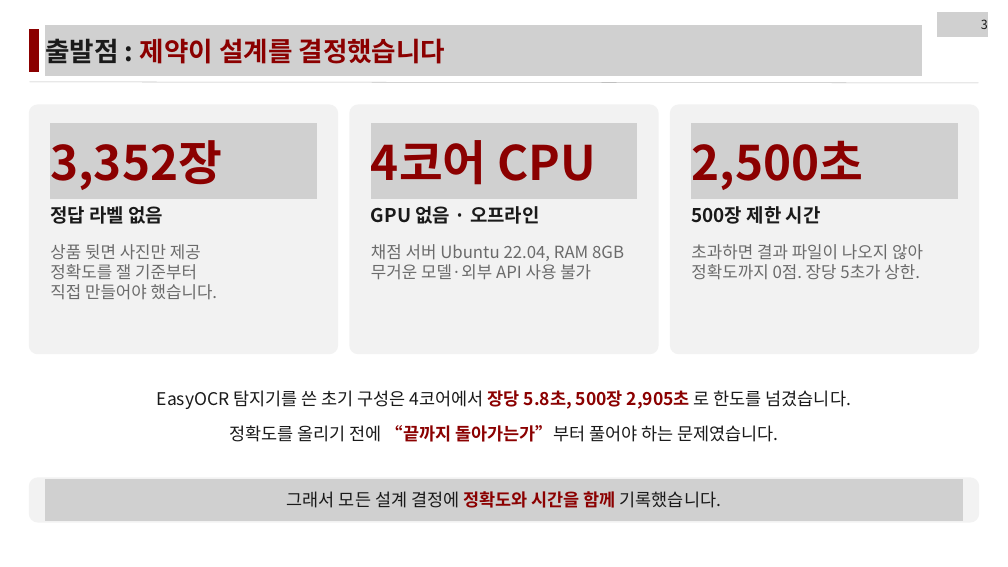
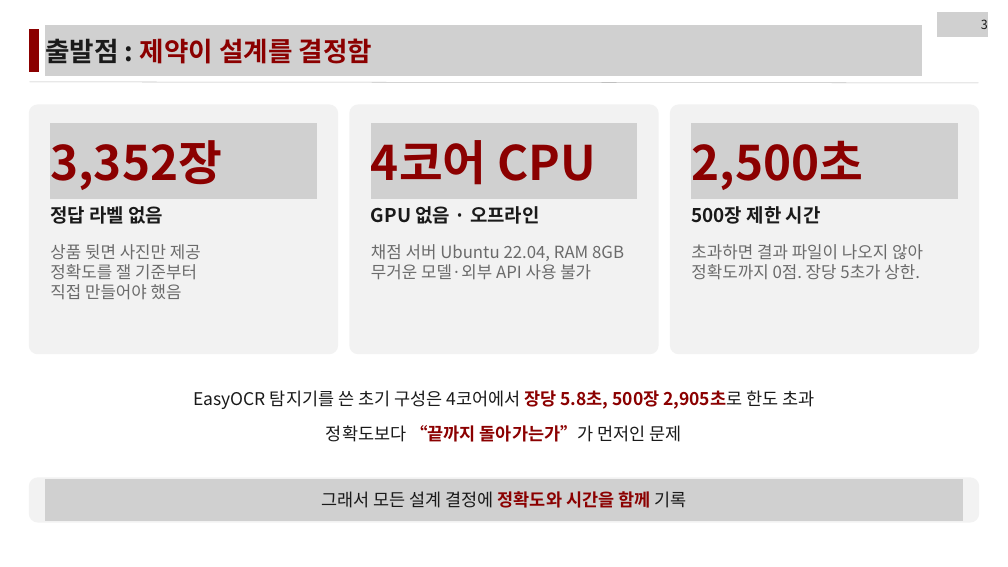
Before and after one commit to LEEbyeongchul/itda3-CODE-subway, a slide deck: slide 3 of 발표/[CODE]_서브웨이_본선발표.pptx. Drawn at 1008x567 pixels with LibreOffice and Linux fonts; fonts in the diff are those of the drawing; grey boxes stand for pictures. Boxes give left, top, right and bottom in pixels: in the first picture for what was removed or moved away, otherwise in the second. Text is boxed around its words. In the diff, an @@ line names an element or a change of style, - is before the commit and + after.

```diff
--- a/발표/[CODE]_서브웨이_본선발표.pptx
+++ b/발표/[CODE]_서브웨이_본선발표.pptx
@@ text at (45, 38, 372, 64): text changed @@
-출발점 : 제약이 설계를 결정했습니다
+출발점 : 제약이 설계를 결정함
@@ text at (50, 284, 182, 300): text changed @@
-직접 만들어야 했습니다.
+직접 만들어야 했음
@@ text at (193, 390, 814, 409): text changed @@
-EasyOCR 탐지기를 쓴 초기 구성은 4코어에서 장당 5.8초, 500장 2,905초 로 한도를 넘겼습니다.
+EasyOCR 탐지기를 쓴 초기 구성은 4코어에서 장당 5.8초, 500장 2,905초로 한도 초과
@@ text at (326, 425, 682, 442): text changed @@
-정확도를 올리기 전에 “끝까지 돌아가는가”부터 풀어야 하는 문제였습니다.
+정확도보다 “끝까지 돌아가는가”가 먼저인 문제
@@ text at (321, 491, 686, 508): text changed @@
-그래서 모든 설계 결정에 정확도와 시간을 함께 기록했습니다.
+그래서 모든 설계 결정에 정확도와 시간을 함께 기록
```
Also in this commit, not shown: 16 other slides changed, 1 other file.
